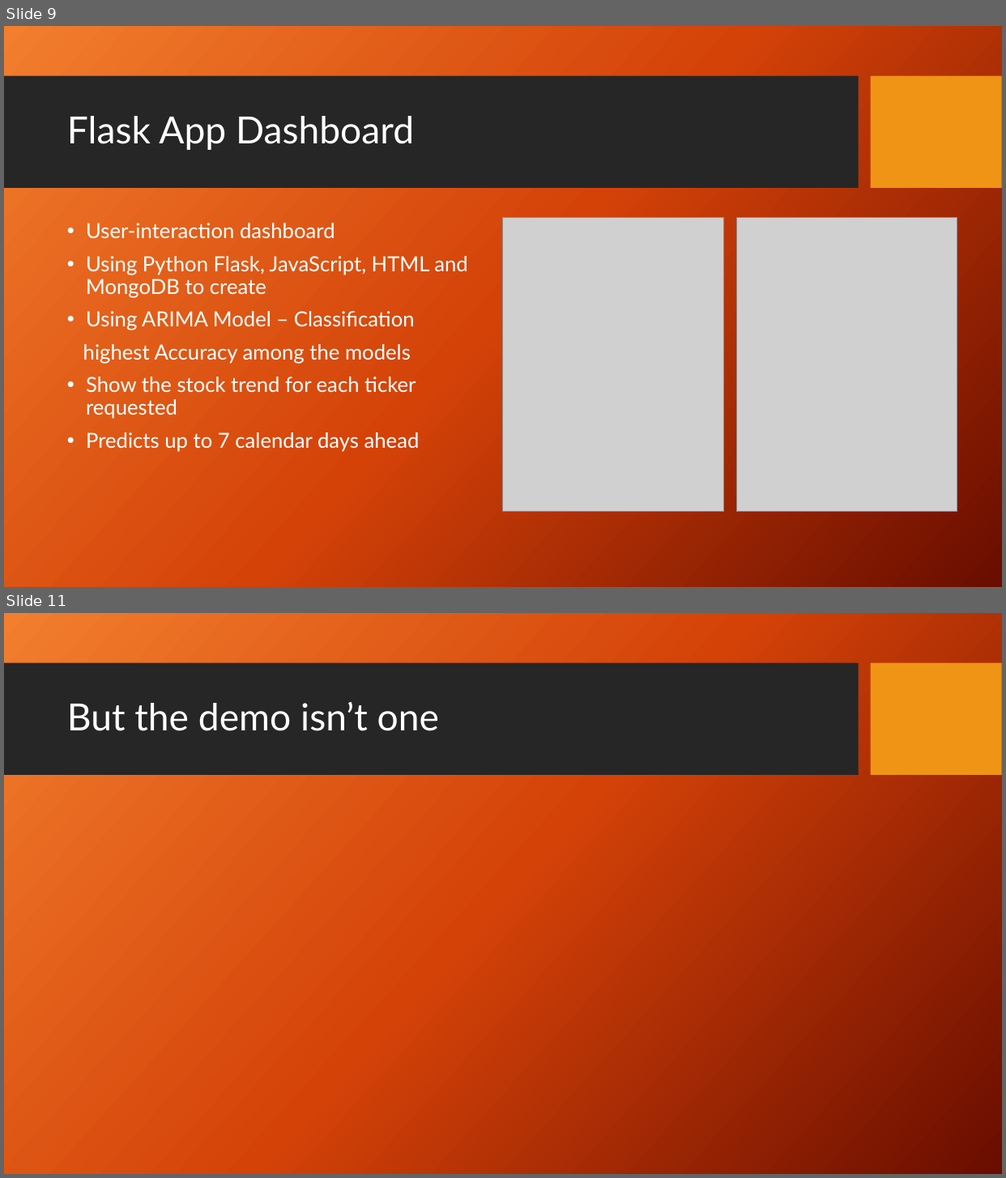
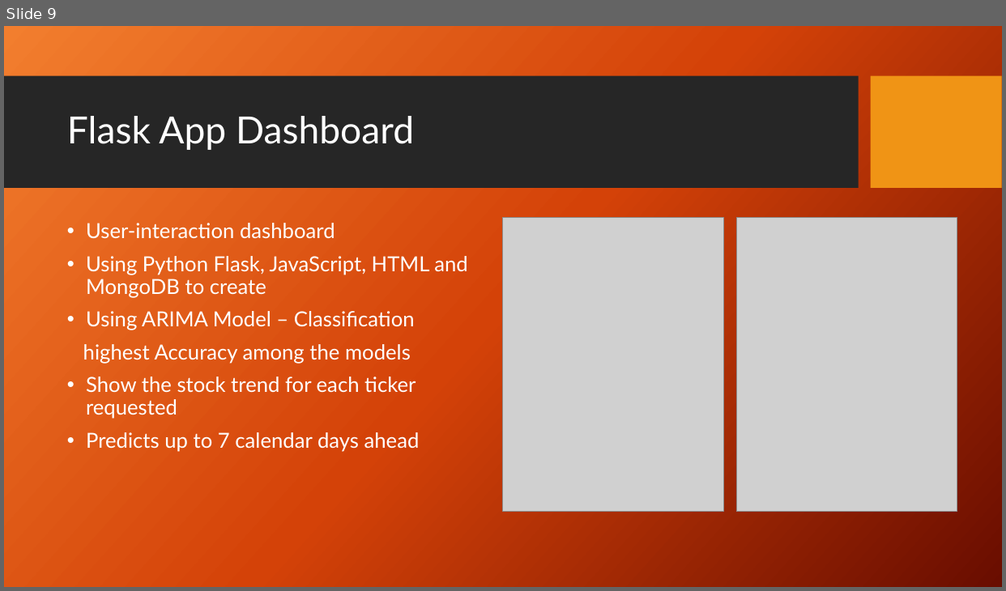
Before and after one commit to helleborus22/Machine-Learning-Project4, a slide deck: Project 4 Group 6 112922.pptx. Shown one above the other, each under a label of ours: slides 9 and 11 before the commit, slide 9 after it; the slides between them are not shown. The pictures are 1006x1178 and 1006x591 pixels, drawn with LibreOffice and Linux fonts; fonts in the diff are those of the drawing; grey boxes stand for pictures; background and template pictures are left out. Boxes give left, top, right and bottom in pixels: in the first picture for what was removed or moved away, otherwise in the second. Text is boxed around its words. In the diff, an @@ line names an element or a change of style, - is before the commit and + after.

```diff
--- a/Project 4 Group 6 112922.pptx
+++ b/Project 4 Group 6 112922.pptx
@@ slide 11 removed at box(4, 613, 1002, 1174), background picture (left out); not listed: 2 template elements that a slide beside it also shows @@
@@ title removed at box(67, 702, 439, 731) @@
-But the demo isn’t one
```
Also in this commit, not shown: 8 slides changed, 1 slide added, 1 other slide removed.
